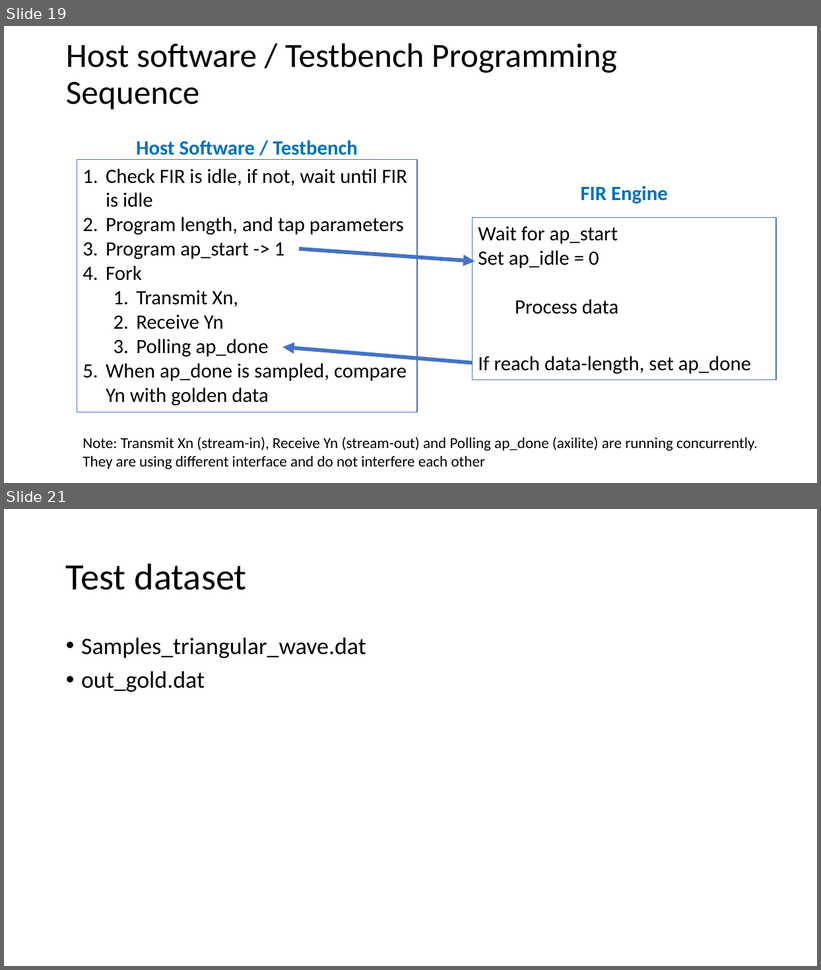
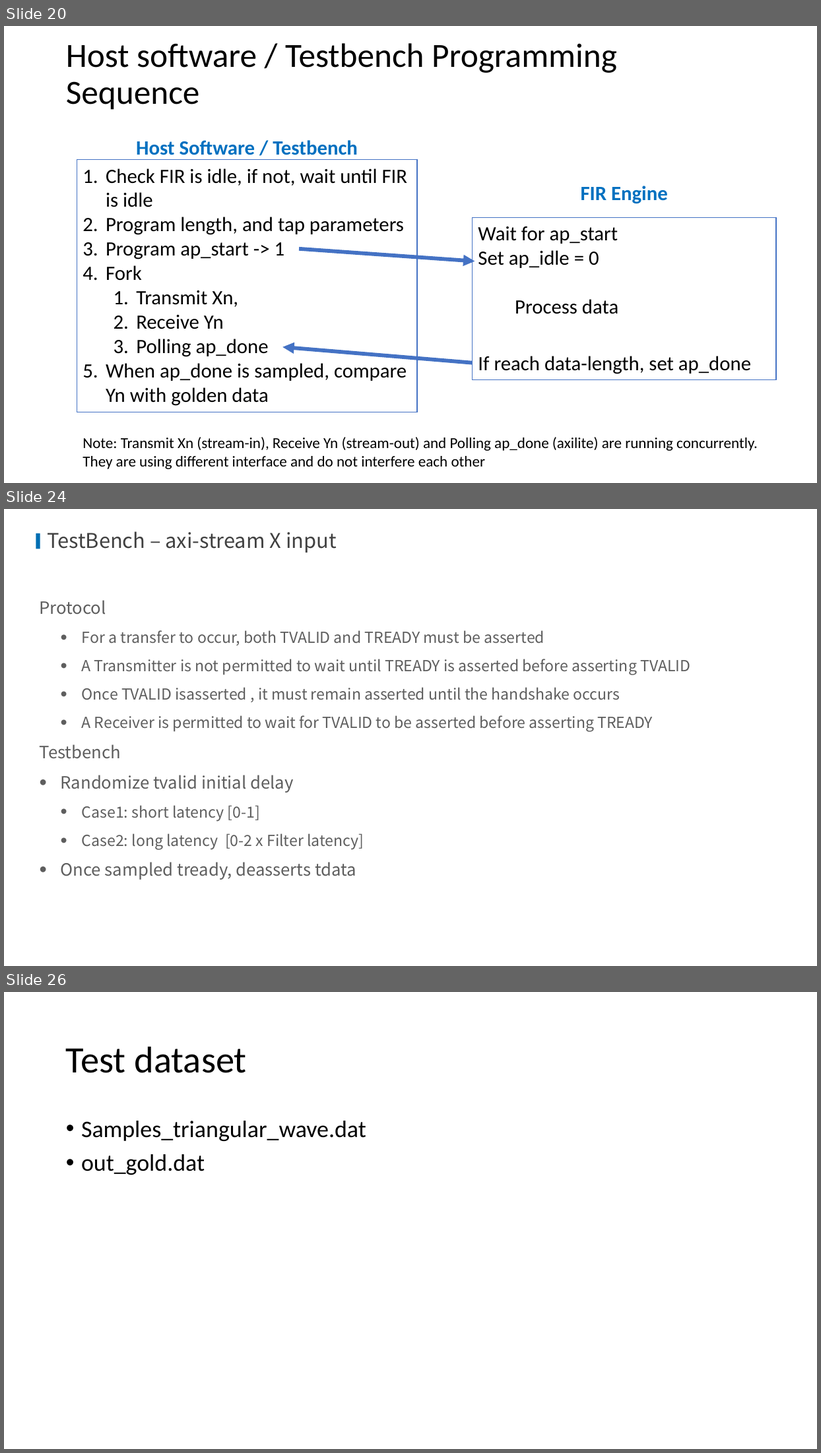
Before and after one commit to bol-edu/caravel-soc_fpga-lab, a slide deck: lab-fir/lab3-fir-workbook.pptx. Shown one above the other, each under a label of ours: slides 19 and 21 before the commit, slides 20, 24 and 26 after it; the slides between them are not shown. The pictures are 821x970 and 821x1453 pixels, drawn with LibreOffice and Linux fonts; fonts in the diff are those of the drawing; background and template pictures are left out. Boxes give left, top, right and bottom in pixels: in the first picture for what was removed or moved away, otherwise in the second. Text is boxed around its words. In the diff, an @@ line names an element or a change of style, - is before the commit and + after.

```diff
--- a/lab-fir/lab3-fir-workbook.pptx
+++ b/lab-fir/lab3-fir-workbook.pptx
@@ slide 24 added at (x1=4, y1=509, x2=817, y2=966), background picture (left out) @@
@@ rectangle added at (x1=36, y1=533, x2=40, y2=549), fill #006EB3 @@
@@ title added at (x1=47, y1=531, x2=337, y2=553), 24 pt, text #404040 @@
+TestBench – axi-stream X input
@@ text added at (x1=40, y1=600, x2=690, y2=880), 18 pt, text #5E5E5E @@
+Protocol
+  • For a transfer to occur, both TVALID and TREADY must be asserted
+  • A Transmitter is not permitted to wait until TREADY is asserted before asserting TVALID
+  • Once TVALID isasserted , it must remain asserted until the handshake occurs
+  • A Receiver is permitted to wait for TVALID to be asserted before asserting TREADY
+Testbench
+• Randomize tvalid initial delay
+  • Case1: short latency [0-1]
+  • Case2: long latency [0-2 x Filter latency]
+• Once sampled tready, deasserts tdata
@@ what was slide 19 is now slide 20 @@
@@ what was slide 21 is now slide 26 @@
```
Also in this commit, not shown: 8 slides changed, 4 other slides added, 1 other file.
